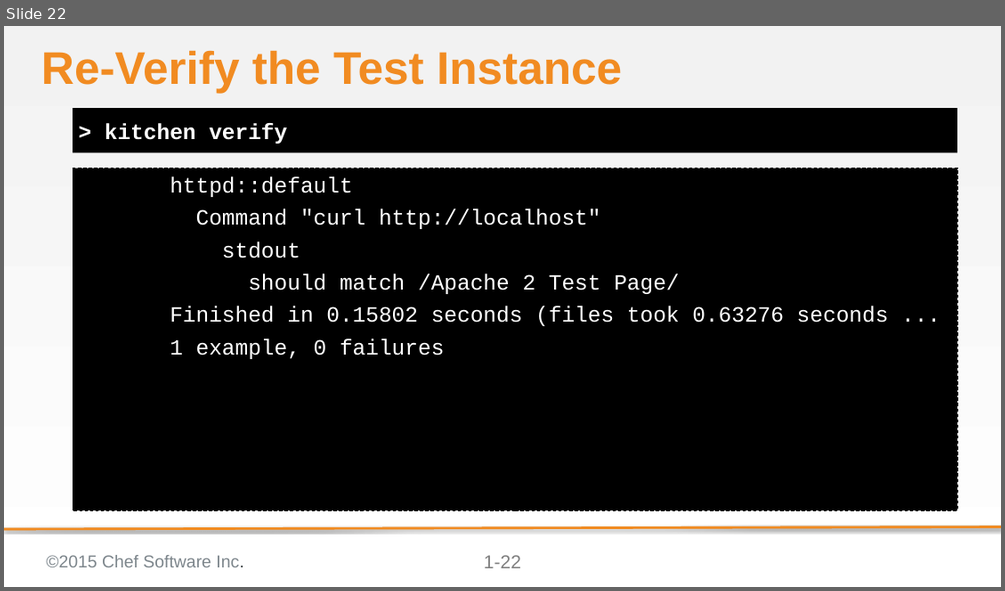
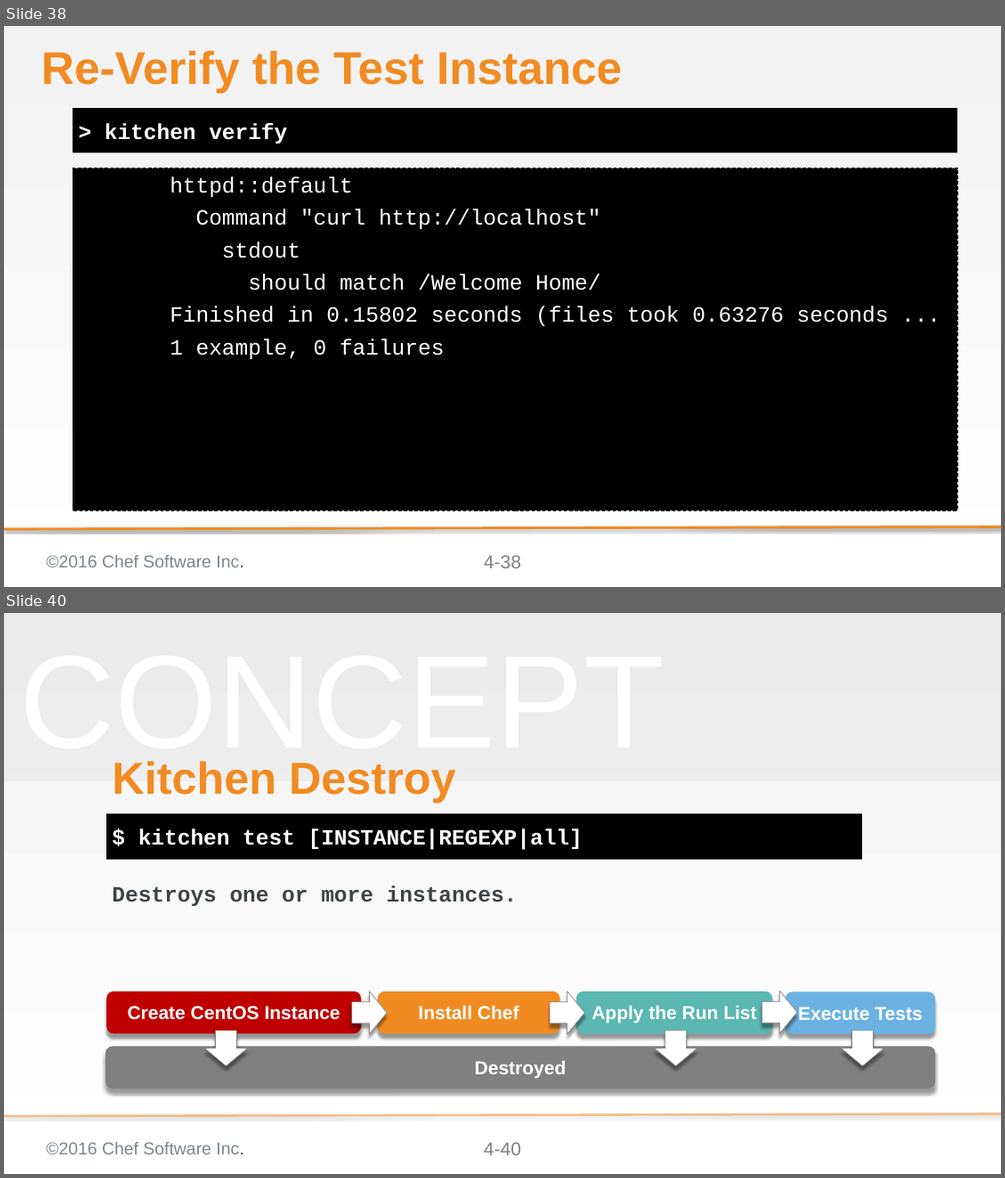
Before and after one commit to chef-training/test_driven_cookbook_development, a slide deck: 04-refactoring_cookbooks_with_tests.pptx. Shown one above the other, each under a label of ours: slide 22 before the commit, slides 38 and 40 after it; the slides between them are not shown. The pictures are 1005x591 and 1005x1178 pixels, drawn with LibreOffice and Linux fonts; fonts in the diff are those of the drawing; background and template pictures are left out. Boxes give left, top, right and bottom in pixels: in the first picture for what was removed or moved away, otherwise in the second. Text is boxed around its words. In the diff, an @@ line names an element or a change of style, - is before the commit and + after.

Commit message:
Add Concept slides to 04 Refactoring Cookbooks with Tests
Adds slides that explain more details about converge & verify and test
Adds slides that explain kitchen destroy and kitchen test

```diff
--- a/04-refactoring_cookbooks_with_tests.pptx
+++ b/04-refactoring_cookbooks_with_tests.pptx
@@ slide 40 added at [4, 613, 1001, 1174], background gradient #F2F2F2 to #FFFFFF; not listed: 3 template elements that a slide beside it also shows @@
@@ rectangle added at [4, 613, 1001, 781], fill #D9D9D9 at 25% opacity @@
@@ text added at [20, 761, 664, 771], 169.3 pt, text #F2F2F2 at 50% opacity @@
+CONCEPT
@@ title added at [112, 761, 456, 803], 57.6 pt, text #F18B21, bold @@
+Kitchen Destroy
@@ subtitle added at [106, 814, 862, 860], fill #000000, 28 pt, text #FFFFFF, bold @@
+$ kitchen test [INSTANCE|REGEXP|all]
@@ text added at [112, 885, 518, 906], 28 pt, text #3E4346, bold @@
+Destroys one or more instances.
@@ rounded rectangle added at [106, 991, 361, 1033], fill #C00000, 24 pt, text #FFFFFF, bold @@
+Create CentOS Instance
@@ right arrow added at [352, 991, 387, 1033], fill #FFFFFF, outline #808080 0.75 pt @@
@@ rounded rectangle added at [378, 991, 559, 1033], fill #F18B21, 24 pt, text #FFFFFF, bold @@
+Install Chef
@@ right arrow added at [550, 991, 584, 1033], fill #FFFFFF, outline #808080 0.75 pt @@
@@ rounded rectangle added at [576, 991, 772, 1033], fill #5AB7B2, 24 pt, text #FFFFFF, bold @@
+Apply the Run List
@@ right arrow added at [762, 991, 797, 1033], fill #FFFFFF, outline #808080 0.75 pt @@
@@ rounded rectangle added at [785, 991, 935, 1033], fill #6BB2E2, 24 pt, text #FFFFFF, bold @@
+Execute Tests
@@ right arrow added at [204, 1030, 247, 1066], fill #FFFFFF, outline #808080 0.75 pt @@
@@ right arrow added at [654, 1030, 696, 1066], fill #FFFFFF, outline #808080 0.75 pt @@
@@ right arrow added at [841, 1030, 883, 1066], fill #FFFFFF, outline #808080 0.75 pt @@
@@ rounded rectangle added at [105, 1046, 935, 1088], fill #808080, 24 pt, text #FFFFFF, bold @@
+Destroyed
@@ what was slide 22 is now slide 38 @@
@@ slide 38 changed as well @@
@@ text at [248, 273, 600, 290]: text changed @@
-should match /Apache 2 Test Page/
+should match /Welcome Home/
@@ text at [46, 555, 244, 567]: text changed @@
-©2015 Chef Software Inc.
+©2016 Chef Software Inc.
@@ page number at [484, 555, 521, 568]: text changed @@
-1-22
+4-38
```
Also in this commit, not shown: 26 other slides changed, 19 other slides added, 1 slide removed.
